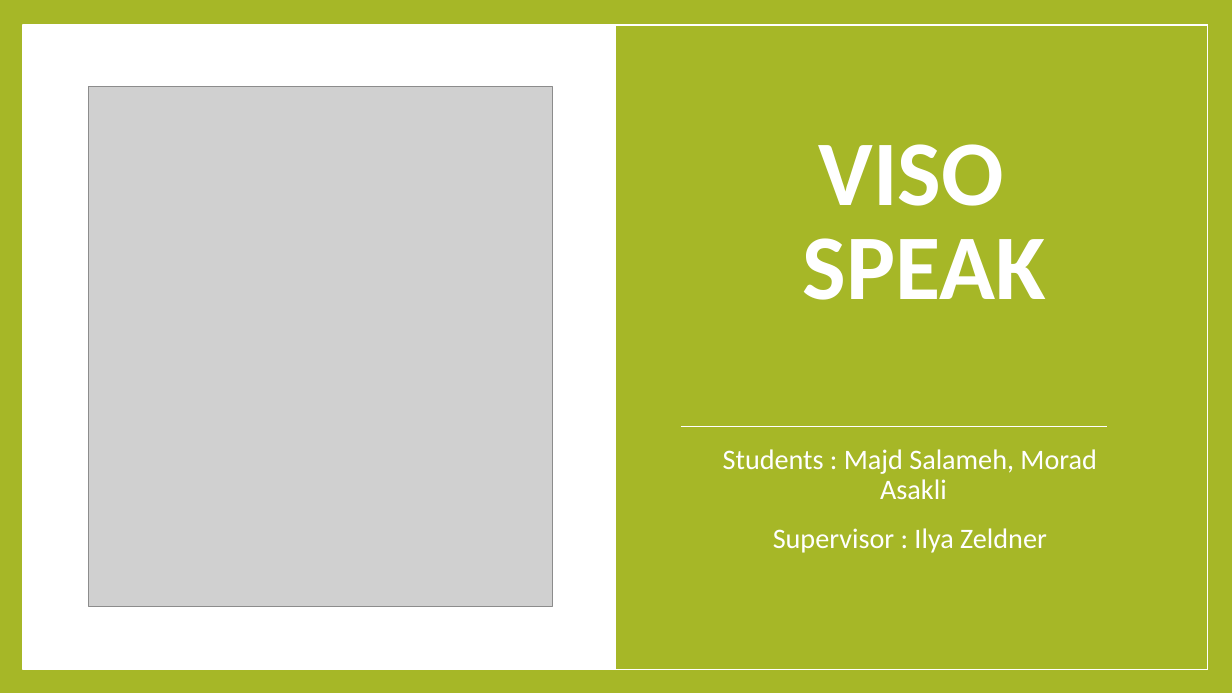
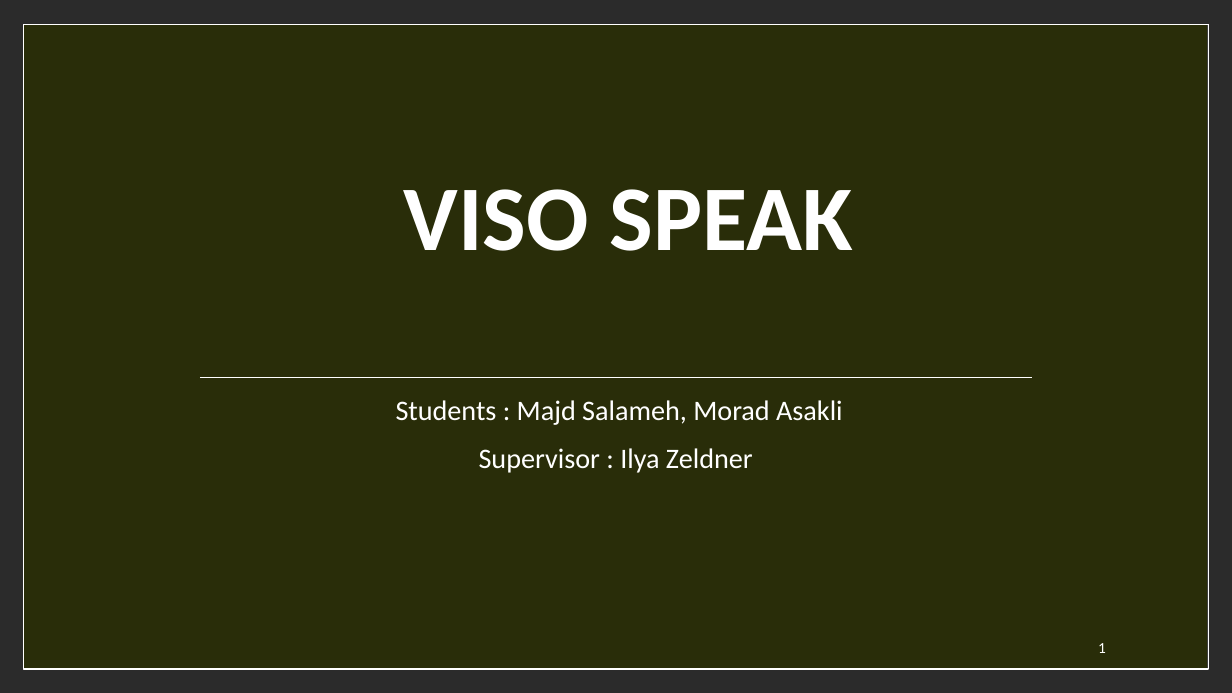
Before and after one commit to majdsalameh1211/VisoSpeak, a slide deck: slide 1 of Phase 1 Presentation.pptx. Drawn at 1232x693 pixels with LibreOffice and Linux fonts; fonts in the diff are those of the drawing; grey boxes stand for pictures; background and template pictures are left out; a plain dark background stands for a picture behind light text. Boxes give left, top, right and bottom in pixels: in the first picture for what was removed or moved away, otherwise in the second. Text is boxed around its words. In the diff, an @@ line names an element or a change of style, - is before the commit and + after.

```diff
--- a/Phase 1 Presentation.pptx
+++ b/Phase 1 Presentation.pptx
@@ background #A6B727 to picture (left out) @@
@@ rectangle removed at [23, 25, 1208, 669] @@
@@ rectangle added at [23, 25, 1208, 669], fill #A6B727, outline #FFFFFF 1 pt @@
@@ rectangle at [24, 24, 1209, 668]: fill #FFFFFF to #000000 at 75% opacity @@
@@ rectangle removed at [616, 25, 1208, 669] @@
@@ picture removed at [88, 87, 552, 606] @@
@@ title "VISO SPEAK" rewrapped from [803, 144, 1046, 300] to [404, 189, 853, 251] @@
@@ line added from (200, 377) to (1031, 377), #FFFFFF 0.79 pt @@
@@ subtitle "Students : Majd Salameh, Morad ..." rewrapped from [723, 449, 1097, 553] to [396, 400, 843, 473] @@
@@ line removed from (681, 427) to (1107, 427) @@
@@ page number added at [1098, 643, 1106, 653], 12 pt, text #FFFFFF @@
+1
```
Also in this commit, not shown: 20 other slides changed, 2 slides added, 5 slides removed.
